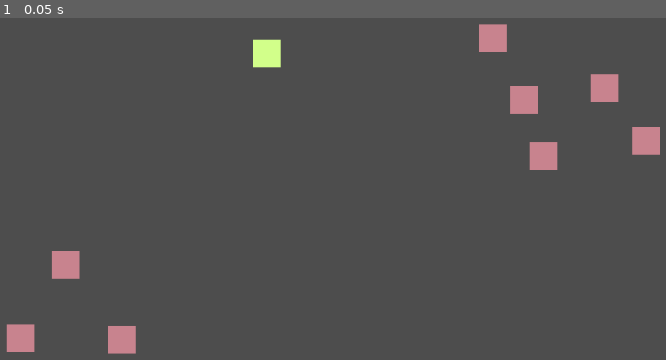
Above: before the commit, frame 1.
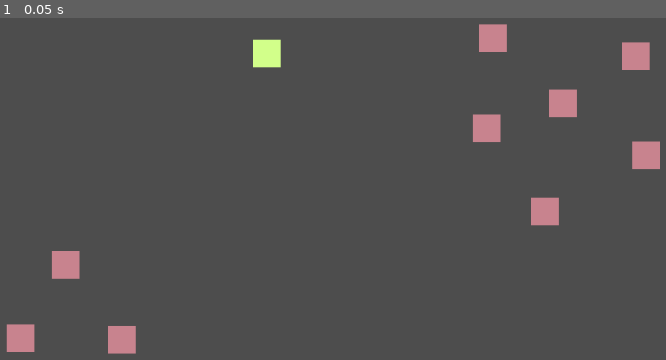
Above: after the commit, the same moment.

Repository: jonathaneeckhout/jdungeon-level-server
Game: Godot game, scene res://scenes/Levels/Grassland/Grassland.tscn
Same seed, same stepped clock (60 frames per second), same inputs: the game is played once before the commit and once after it. This scene is started directly instead of the project's main scene.
Inputs:
- Up to frame 1 (0.05 s): no input

The runs differ from the first frame. In frame 1, 2.8% of the frame differs, in the area x 71-100%, y 7-61%.
Error in both runs: Invalid access to property or key 'response' on a base object of type 'bool'. (res://scripts/commonConnection.gd:25)

Commit message:
if sheep is stuck, move to another spot

Diff:
--- a/scenes/Enemies/Wolf/Wolf.gd
+++ b/scenes/Enemies/Wolf/Wolf.gd
@@ -51,6 +51,7 @@
 				velocity = (
 					(players_in_aggro_range[0].position - position).normalized() * AGGRO_SPEED
 				)
+				move_and_slide()
 		STATES.ATTACK:
 			if players_in_attack_range.size() == 0:
 				if players_in_aggro_range.size() > 0:
--- a/scenes/Levels/Grassland/Grassland.tscn
+++ b/scenes/Levels/Grassland/Grassland.tscn
@@ -36,22 +36,27 @@
 respawn_time = 10
 
 [node name="Sheep6" parent="EnemySpawnLocations" instance=ExtResource("3_tknl2")]
-position = Vector2(858, 150)
+position = Vector2(914, 155)
 enemy_scene = ExtResource("4_emfvs")
 respawn_time = 10
 
-[node name="Sheep8" parent="EnemySpawnLocations" instance=ExtResource("3_tknl2")]
-position = Vector2(886, 231)
+[node name="Sheep4" parent="EnemySpawnLocations" instance=ExtResource("3_tknl2")]
+position = Vector2(804, 191)
 enemy_scene = ExtResource("4_emfvs")
 respawn_time = 10
 
-[node name="Sheep9" parent="EnemySpawnLocations" instance=ExtResource("3_tknl2")]
-position = Vector2(974, 133)
+[node name="Sheep5" parent="EnemySpawnLocations" instance=ExtResource("3_tknl2")]
+position = Vector2(888, 311)
 enemy_scene = ExtResource("4_emfvs")
 respawn_time = 10
 
-[node name="Sheep2" parent="EnemySpawnLocations" instance=ExtResource("3_tknl2")]
-position = Vector2(1034, 209)
+[node name="Sheep7" parent="EnemySpawnLocations" instance=ExtResource("3_tknl2")]
+position = Vector2(1034, 230)
+enemy_scene = ExtResource("4_emfvs")
+respawn_time = 10
+
+[node name="Sheep10" parent="EnemySpawnLocations" instance=ExtResource("3_tknl2")]
+position = Vector2(1019, 87)
 enemy_scene = ExtResource("4_emfvs")
 respawn_time = 10
 
--- a/scripts/behaviors/wander.gd
+++ b/scripts/behaviors/wander.gd
@@ -9,6 +9,7 @@
 const ARRIVAL_DISTANCE = 8
 const RAY_SIZE = 64
 const RAY_ANGLE = 30
+const MAX_COLLIDING_TIME = 1.0
 
 var state = STATES.IDLE
 var starting_postion: Vector2
@@ -17,6 +18,7 @@
 @onready var root = $"../"
 
 @onready var idle_timer = Timer.new()
+@onready var colliding_timer = Timer.new()
 @onready var rays = Node2D.new()
 @onready var ray_direction = RayCast2D.new()
 
@@ -27,6 +29,10 @@
 
 	idle_timer.one_shot = true
 	add_child(idle_timer)
+
+	colliding_timer.one_shot = true
+	add_child(colliding_timer)
+	colliding_timer.timeout.connect(_on_colliding_timer_timeout)
 
 	init_avoidance_rays()
 
@@ -63,10 +69,10 @@
 	ray_right_0.target_position = Vector2(RAY_SIZE / 1.5, 0)
 	ray_right_1.target_position = Vector2(RAY_SIZE / 2.0, 0)
 
-	ray_left_0.rotation_degrees = -(2 * RAY_ANGLE)
-	ray_left_1.rotation_degrees = -(4 * RAY_ANGLE)
-	ray_right_0.rotation_degrees = 2 * RAY_ANGLE
-	ray_right_1.rotation_degrees = 4 * RAY_ANGLE
+	ray_left_0.rotation_degrees = -(1 * RAY_ANGLE)
+	ray_left_1.rotation_degrees = -(2 * RAY_ANGLE)
+	ray_right_0.rotation_degrees = 1 * RAY_ANGLE
+	ray_right_1.rotation_degrees = 2 * RAY_ANGLE
 
 	rays.add_child(ray_left_0)
 	rays.add_child(ray_right_0)
@@ -102,6 +108,12 @@
 	if root.position.distance_to(wander_target) > ARRIVAL_DISTANCE:
 		root.velocity = root.position.direction_to(wander_target) * MOVE_SPEED
 		_move_with_avoidance()
+		if root.get_slide_collision_count() > 0:
+			if colliding_timer.is_stopped():
+				colliding_timer.start(MAX_COLLIDING_TIME)
+		else:
+			if !colliding_timer.is_stopped():
+				colliding_timer.stop()
 		ray_direction.rotation = root.velocity.angle()
 		state = STATES.MOVE
 	else:
@@ -116,6 +128,9 @@
 		var viable_ray = _get_viable_ray()
 		if viable_ray:
 			root.velocity = Vector2.RIGHT.rotated(rays.rotation + viable_ray.rotation) * MOVE_SPEED
+			root.move_and_slide()
+	else:
+		root.move_and_slide()
 
 
 func _obstacle_ahead() -> bool:
@@ -131,3 +146,7 @@
 		if !ray.is_colliding():
 			return ray
 	return null
+
+
+func _on_colliding_timer_timeout():
+	wander_target = find_random_spot(starting_postion, MAX_WANDER_DISTANCE)
--- a/scripts/entity.gd
+++ b/scripts/entity.gd
@@ -23,8 +23,6 @@
 func _physics_process(delta):
 	fsm(delta)
 
-	move_and_slide()
-
 
 func fsm(_delta):
 	pass
